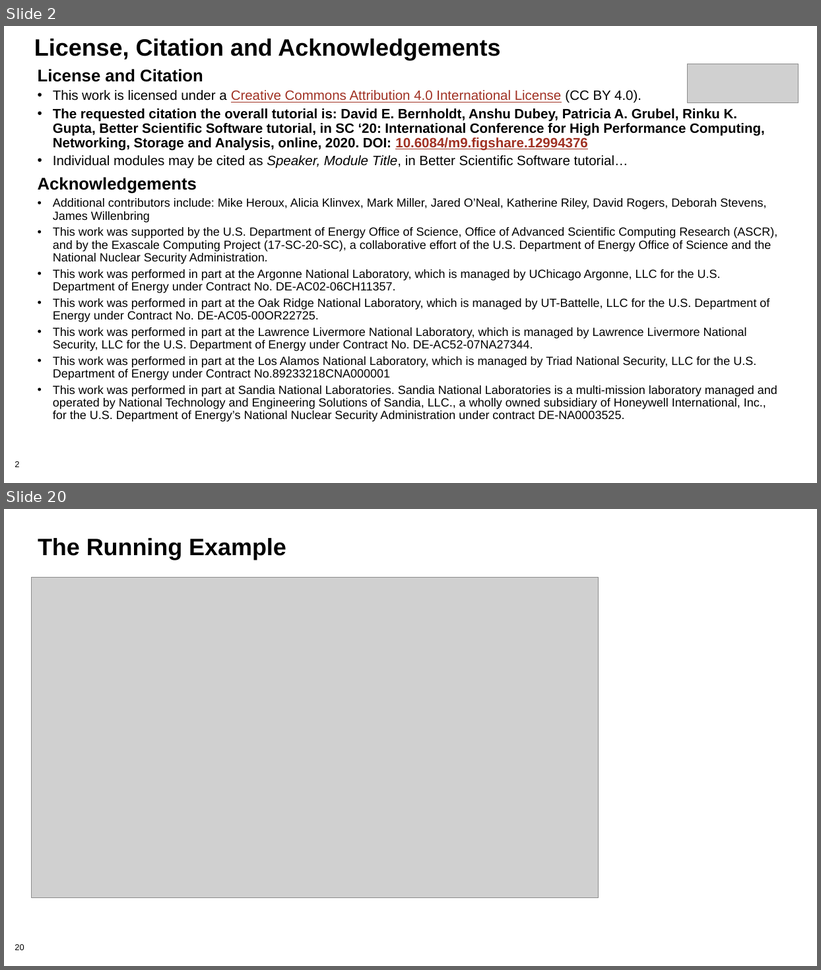
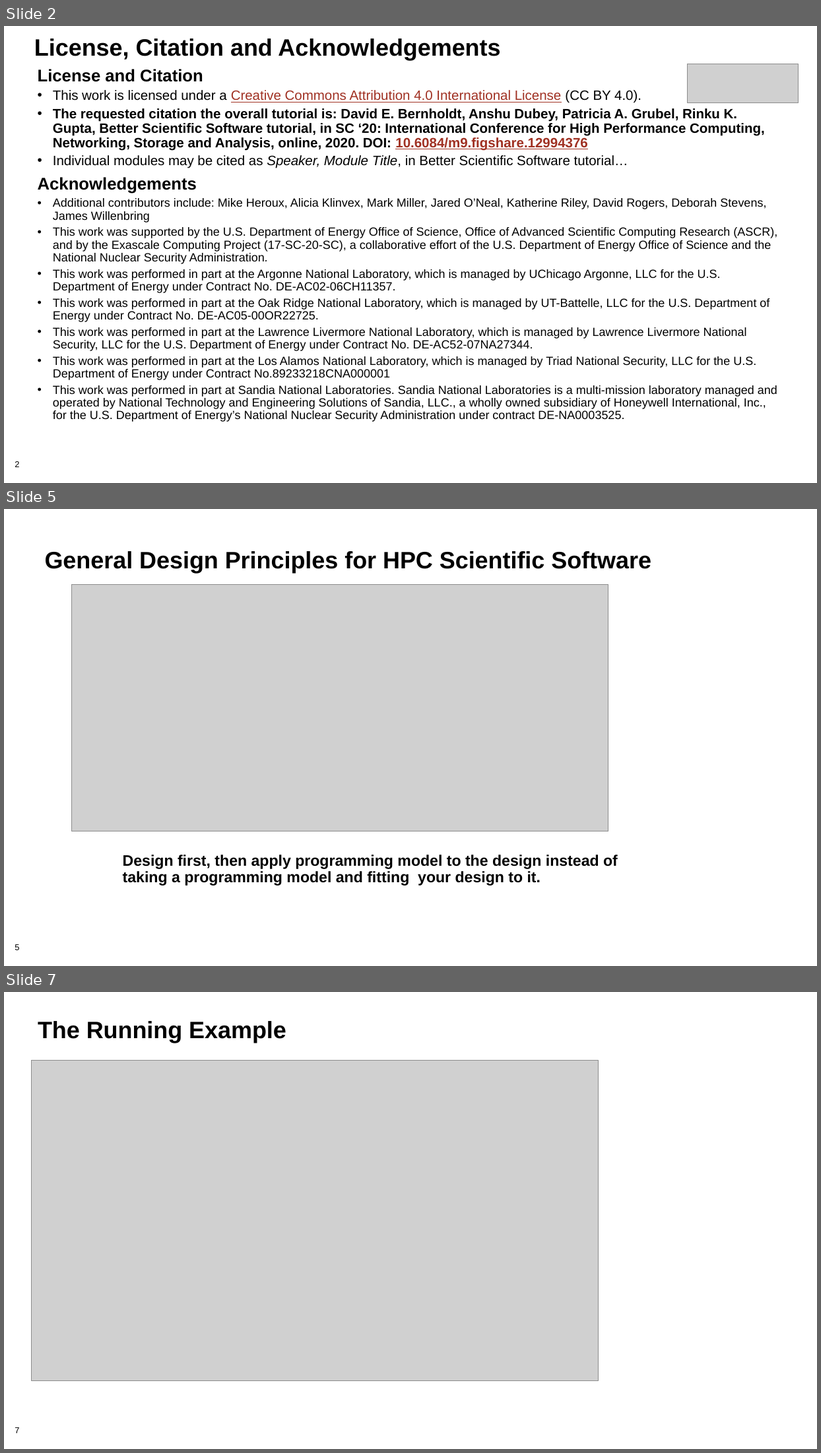
Before and after one commit to bssw-tutorial/presentations, a slide deck: final-presentations/2021-03-25-iss/05-design.pptx. Shown one above the other, each under a label of ours: slides 2 and 20 before the commit, slides 2, 5 and 7 after it; the slides between them are not shown. The pictures are 821x970 and 821x1453 pixels, drawn with LibreOffice and Linux fonts; fonts in the diff are those of the drawing; grey boxes stand for pictures; background and template pictures are left out. Boxes give left, top, right and bottom in pixels: in the first picture for what was removed or moved away, otherwise in the second. Text is boxed around its words. In the diff, an @@ line names an element or a change of style, - is before the commit and + after.

```diff
--- a/final-presentations/2021-03-25-iss/05-design.pptx
+++ b/final-presentations/2021-03-25-iss/05-design.pptx
@@ slide 5 added at [4,509,817,966], background #FFFFFF; not listed: 1 template element that a slide beside it also shows @@
@@ text added at [45,551,651,573], 28 pt, text #000000, bold @@
+General Design Principles for HPC Scientific Software
@@ picture added at [72,585,609,832] @@
@@ text added at [123,855,618,886], 18 pt, text #000000, bold @@
+Design first, then apply programming model to the design instead of taking a programming model and fitting your design to it.
@@ what was slide 20 is now slide 7 @@
@@ page number at [15,1428,19,1434]: text changed @@
-20
+7
```
Also in this commit, not shown: 3 slides changed, 6 other slides added, 16 slides removed.
